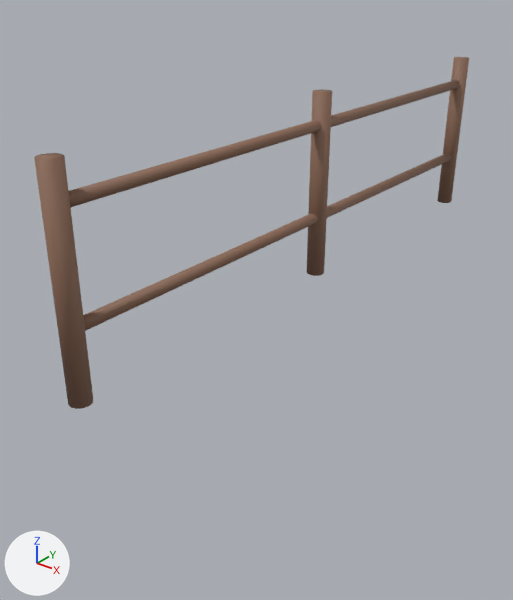
The FBX model Assets/Art/Generated/Environment/Fence.fbx, before and after one commit.
Both versions are drawn from a 50 mm lens placed at (2.47, -5.72, 1.94), pointed at (-0.22, -2.37, -0.14). The lights are fixed; the arrows at lower left show +X, +Y and +Z. The older version comes first. Objects named as collision shapes, trigger or cutter boxes, shadow casters or lower levels of detail are left out.

The first picture shows 'CrossRail0.4', 'CrossRail1', 'Post0', 'Post2', 'Post4'.
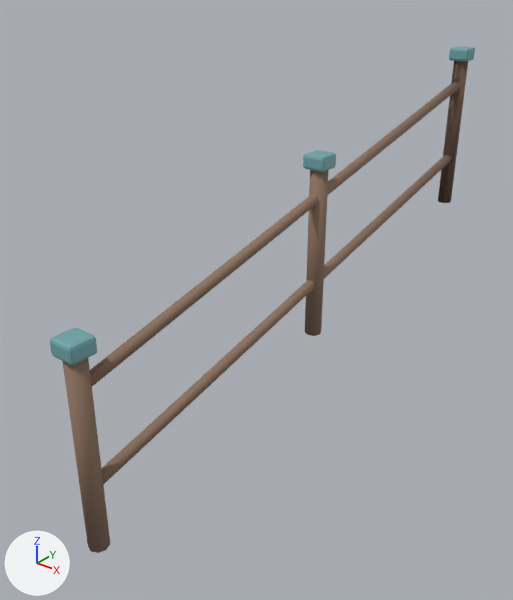
Edits to the scene script, one JSON object a line:
```json
{"op": "add", "block": "mat_park_trim_019", "code": ["mat_park_trim_019 = principled_material('park_trim.019')", "mat_park_trim_019.base_color = (0.16, 0.38, 0.4)  # cyan #6fa6aa", "mat_park_trim_019.roughness = 0.55"]}
{"op": "add", "block": "mat_wood_019", "code": ["mat_wood_019 = principled_material('wood.019')", "mat_wood_019.base_color = (0.27, 0.17, 0.115)  # brown #8e735f", "mat_wood_019.roughness = 0.75"]}
{"op": "add", "block": "me_cylinder_656", "code": ["me_cylinder_656 = bpy.data.meshes.new('Cylinder.656')", "me_cylinder_656.from_pydata(...)  # 248 vertices, 212 faces; spans x -0.08..0.08, y -4.08..0.08, z -1.52..0.68", "# faces by material slot: [50, 162]", "me_cylinder_656.materials.append(mat_wood_019)  # brown #8e735f", "me_cylinder_656.materials.append(mat_park_trim_019)  # cyan #6fa6aa"]}
{"op": "remove", "block": "ob_crossrail0_4", "code": ["ob_crossrail0_4 = bpy.data.objects.new('CrossRail0.4', me_cylinder_073)", "ob_crossrail0_4.location = (0.0, -2.0, 0.4)"]}
{"op": "remove", "block": "ob_crossrail1", "code": ["ob_crossrail1 = bpy.data.objects.new('CrossRail1', me_cylinder_074)", "ob_crossrail1.location = (0.0, -2.0, 1.0)"]}
{"op": "remove", "block": "ob_post4", "code": ["ob_post4 = bpy.data.objects.new('Post4', me_cylinder_072)", "ob_post4.location = (0.0, -4.0, 0.6)"]}
{"op": "remove", "block": "ob_post2", "code": ["ob_post2 = bpy.data.objects.new('Post2', me_cylinder_071)", "ob_post2.location = (0.0, -2.0, 0.6)"]}
{"op": "add", "block": "ob_visual_fence", "code": ["ob_visual_fence = bpy.data.objects.new('Visual_Fence', me_cylinder_656)", "ob_visual_fence.location = (0.0, 0.0, 0.6)"]}
```

Pixel boxes [x1, y1, x2, y2] of what changed, in the pictures (513 x 600 px):
```json
{"object": "Visual_Fence", "change": "added", "after": [50, 46, 475, 553], "faces in mat_wood_019 (brown #8e735f)": [63, 82, 460, 553], "faces in mat_park_trim_019 (cyan #6fa6aa)": [50, 46, 475, 365]}
{"object": "Post4", "change": "deleted", "before": [34, 153, 93, 409], "on screen": "brown"}
{"object": "CrossRail1", "change": "deleted", "before": [69, 80, 460, 207]}
{"object": "CrossRail0.4", "change": "deleted", "before": [83, 153, 451, 331], "on screen": "mostly hidden"}
{"object": "Post2", "change": "deleted", "before": [307, 89, 332, 276], "on screen": "brown"}
```
